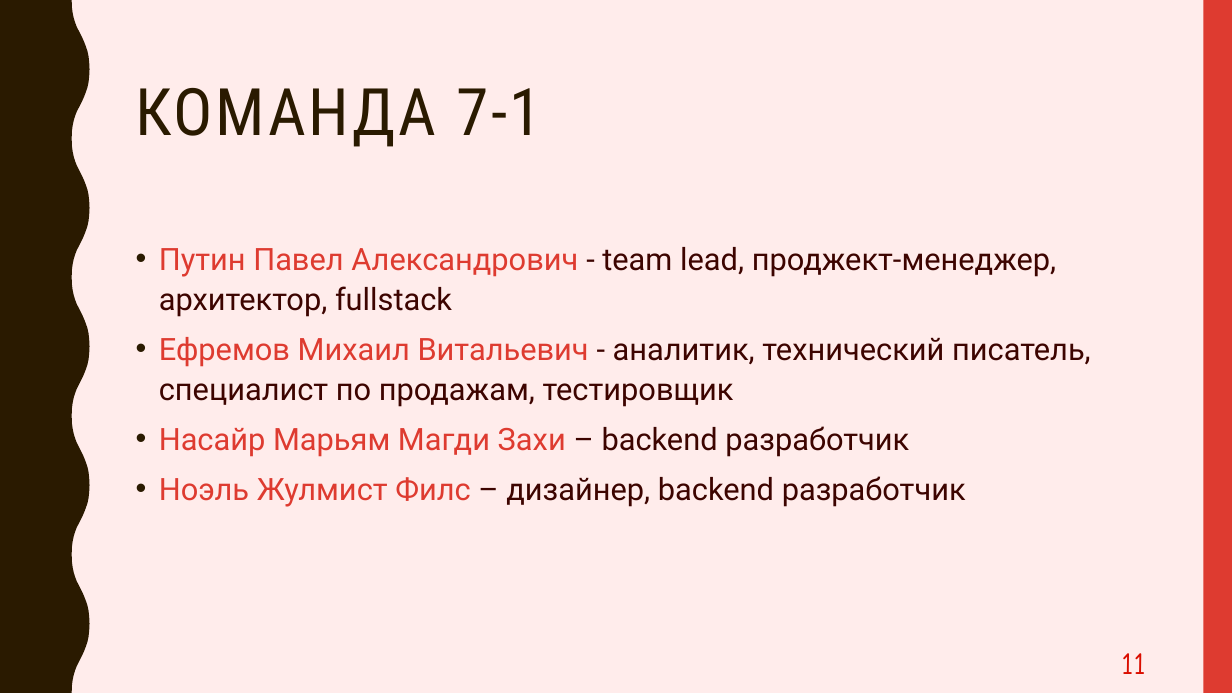
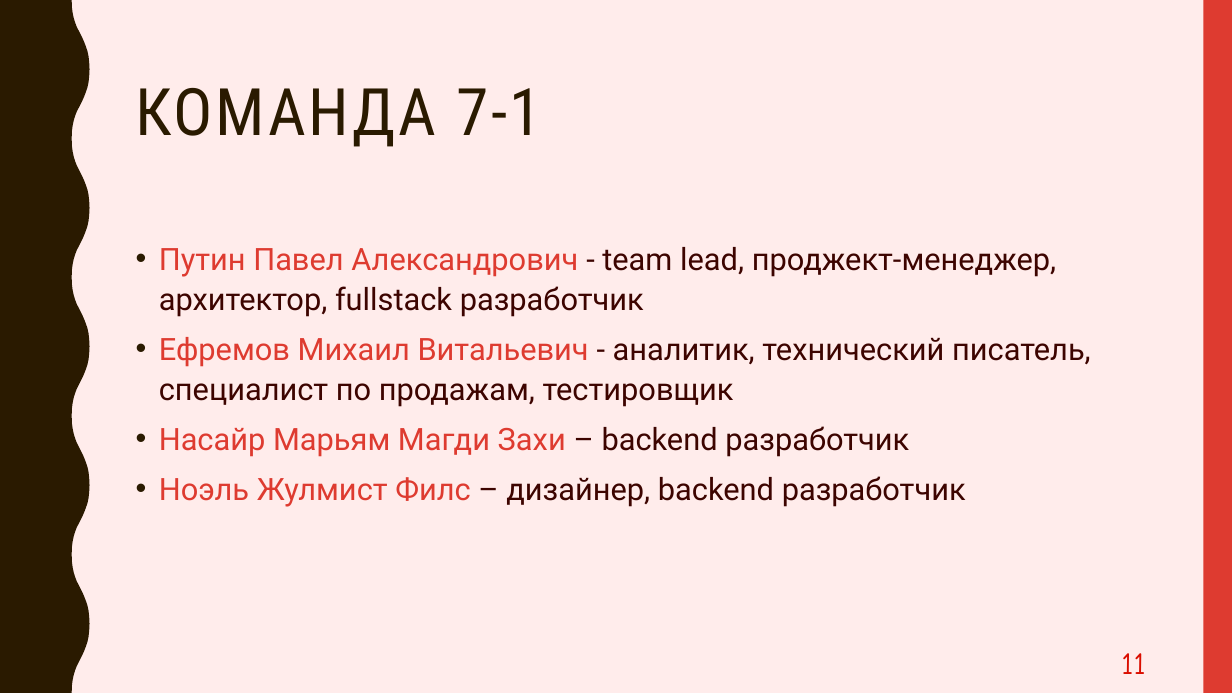
Before and after one commit to PavelPutin/restobook, a slide deck: slide 11 of presentation/Restobook.pptx. Drawn at 1232x693 pixels with LibreOffice and Linux fonts; fonts in the diff are those of the drawing. Boxes give left, top, right and bottom in pixels: in the first picture for what was removed or moved away, otherwise in the second. Text is boxed around its words. In the diff, an @@ line names an element or a change of style, - is before the commit and + after.

Commit message:
fix: rewrote team role

```diff
--- a/presentation/Restobook.pptx
+++ b/presentation/Restobook.pptx
@@ text at (x1=159, y1=247, x2=1056, y2=317): text changed @@
-• Путин Павел Александрович - team lead, проджект-менеджер, архитектор, fullstack
+• Путин Павел Александрович - team lead, проджект-менеджер, архитектор, fullstack разработчик
```
Also in this commit, not shown: 1 other file.
